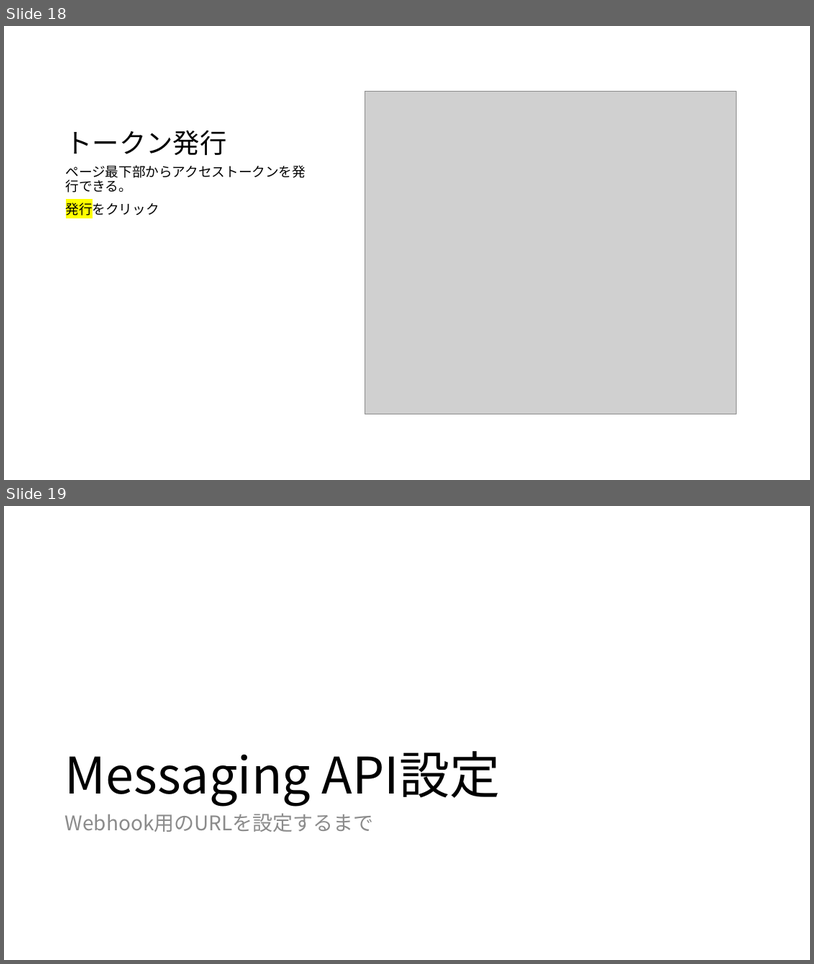
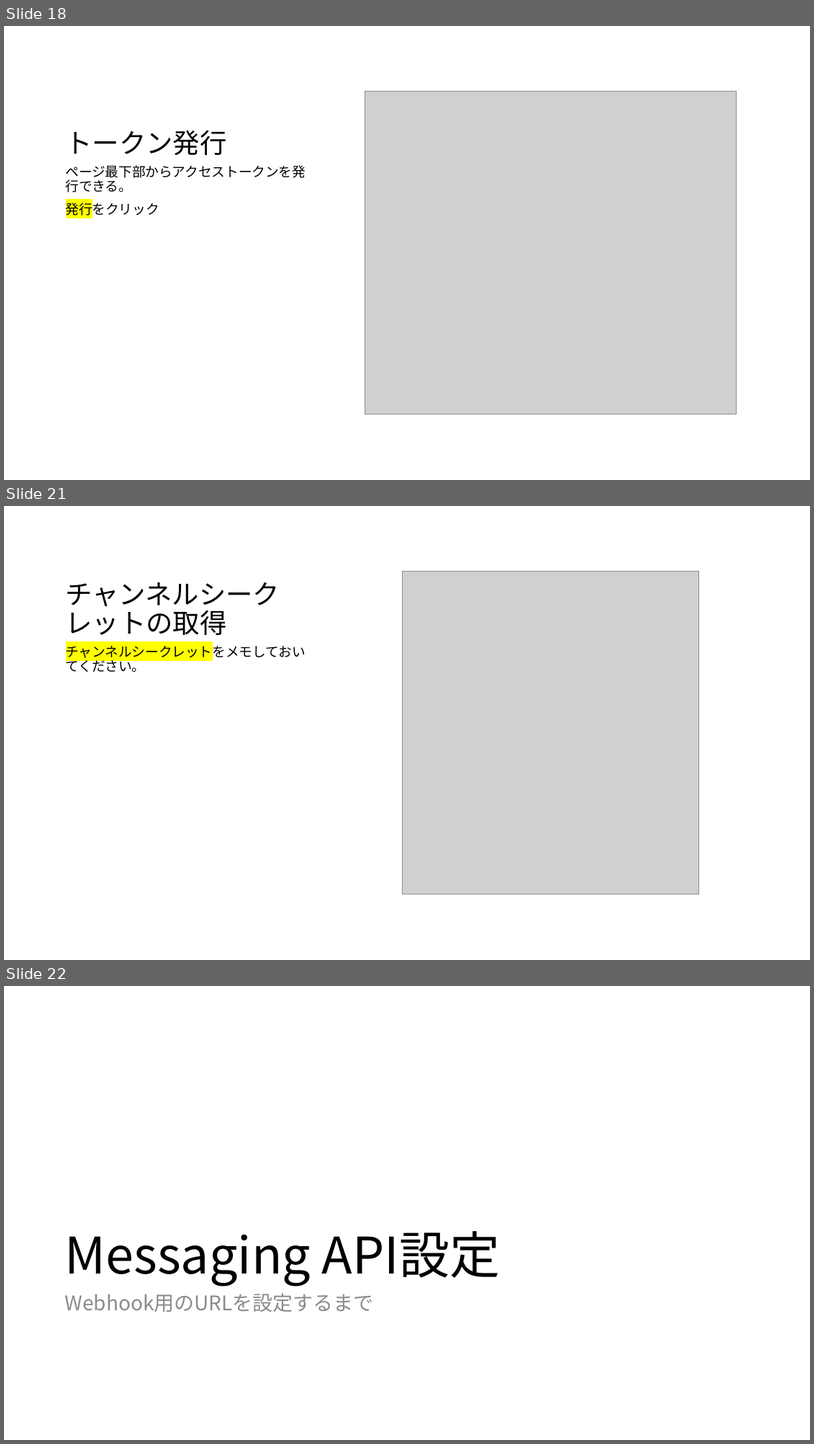
Before and after one commit to mizunoshota2001/bot-tut-service-engineering-s, a slide deck: README.pptx. Shown one above the other, each under a label of ours: slides 18 and 19 before the commit, slides 18, 21 and 22 after it; the slides between them are not shown. The pictures are 814x964 and 814x1444 pixels, drawn with LibreOffice and Linux fonts; fonts in the diff are those of the drawing; grey boxes stand for pictures. Boxes give left, top, right and bottom in pixels: in the first picture for what was removed or moved away, otherwise in the second. Text is boxed around its words. In the diff, an @@ line names an element or a change of style, - is before the commit and + after.

Commit message:
2024年5月17日

```diff
--- a/README.pptx
+++ b/README.pptx
@@ slide 21 added at [4,506,810,960], background #FFFFFF @@
@@ title added at [66,582,280,635], 32 pt, text #000000 @@
+チャンネルシークレットの取得
@@ picture added at [403,572,699,894] @@
@@ text added at [66,643,306,672], 16 pt, text #000000 @@
+チャンネルシークレットをメモしておいてください。
@@ what was slide 19 is now slide 22 @@
```
Also in this commit, not shown: 2 other slides added.
